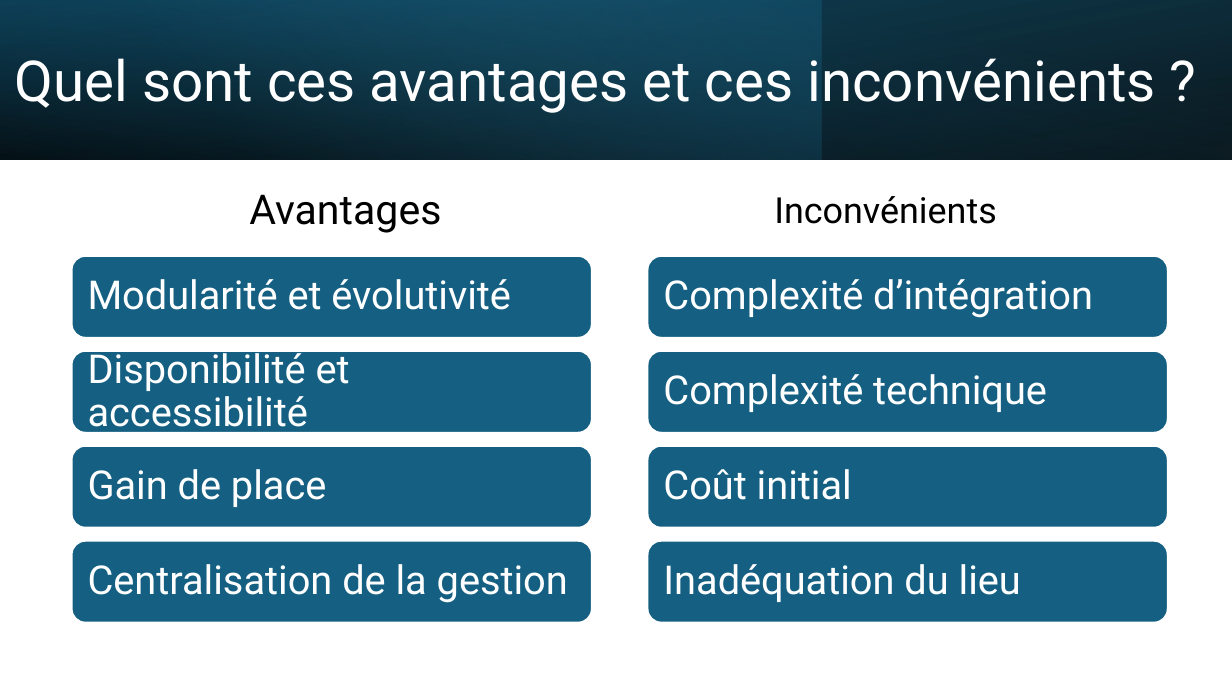
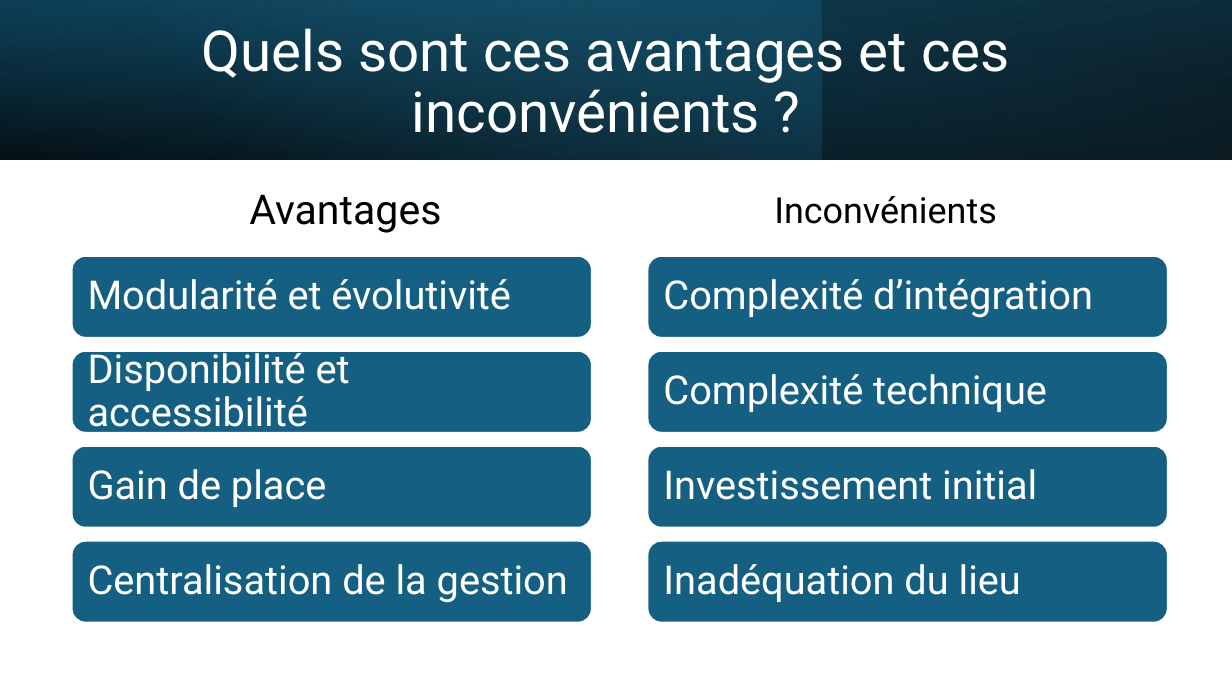
Before and after one commit to Vinc1347900/Stage_Henallux, a slide deck: slide 8 of TFE/DHAIMI_Vincent_PP_TFE.pptx. Drawn at 1232x693 pixels with LibreOffice and Linux fonts; fonts in the diff are those of the drawing. Boxes give left, top, right and bottom in pixels: in the first picture for what was removed or moved away, otherwise in the second. Text is boxed around its words. In the diff, an @@ line names an element or a change of style, - is before the commit and + after.

```diff
--- a/TFE/DHAIMI_Vincent_PP_TFE.pptx
+++ b/TFE/DHAIMI_Vincent_PP_TFE.pptx
@@ title at bbox=[202, 28, 1010, 133]: text changed @@
-Quel sont ces avantages et ces inconvénients ?
+Quels sont ces avantages et ces inconvénients ?
@@ text in freeform shape at bbox=[663, 469, 1037, 500]: text changed @@
-Coût initial
+Investissement initial
```
Also in this commit, not shown: 15 other slides changed, 4 other files.
